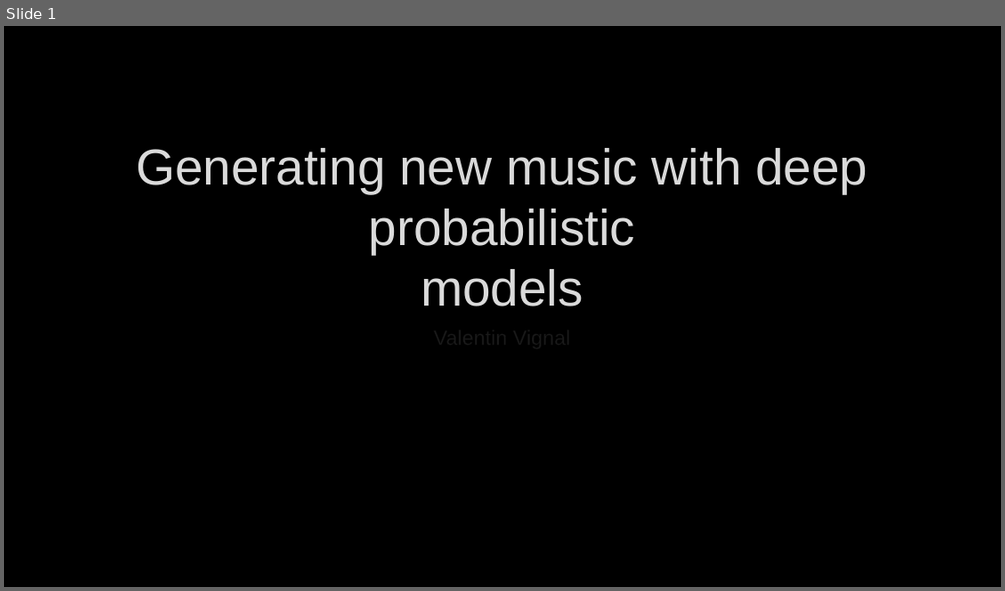
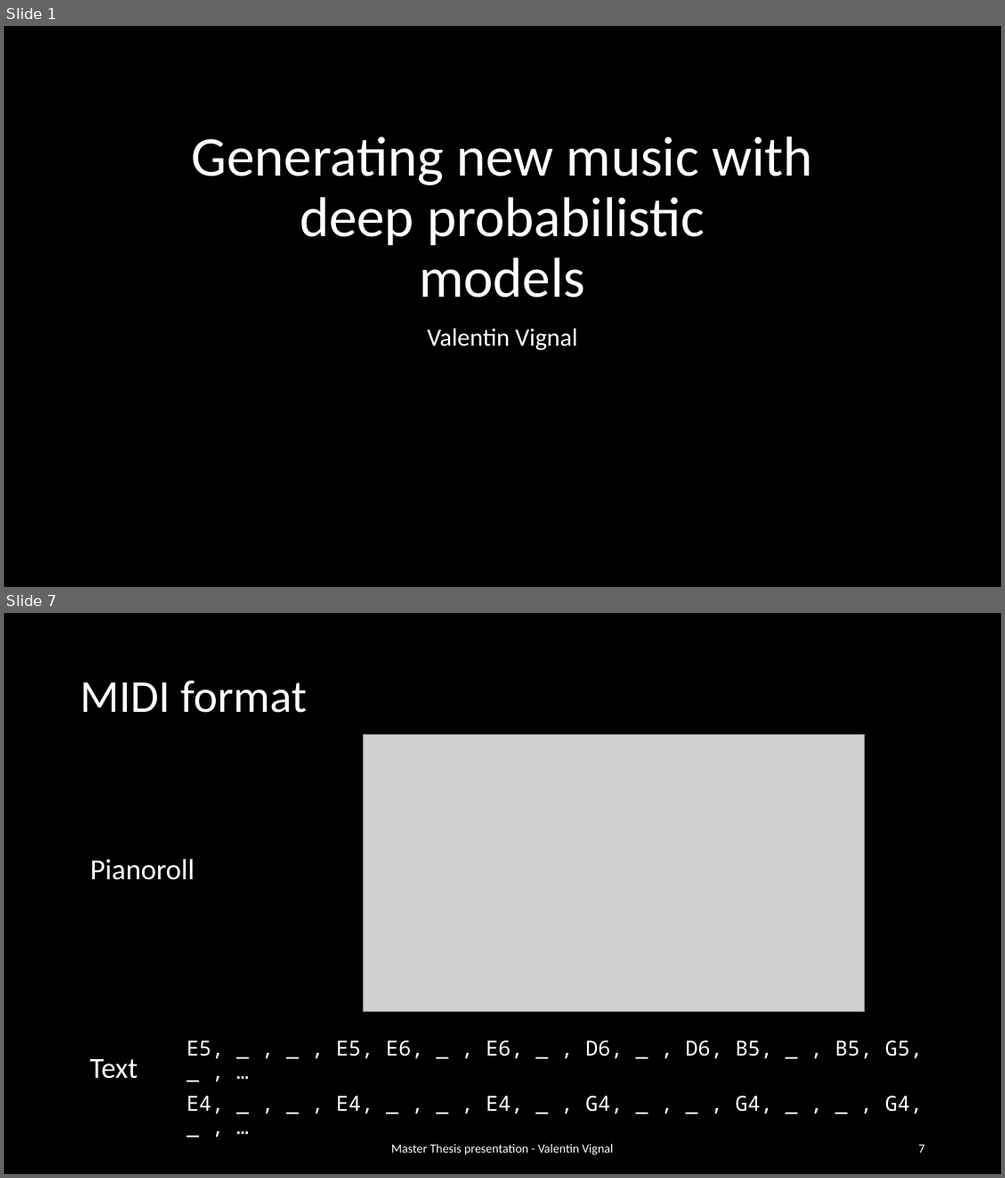
Before and after one commit to ValentinVignal/Dissertation-Report, a slide deck: Presentation/Presentation.pptx. Shown one above the other, each under a label of ours: slide 1 before the commit, slides 1 and 7 after it; the slides between them are not shown. The pictures are 1005x591 and 1005x1178 pixels, drawn with LibreOffice and Linux fonts; fonts in the diff are those of the drawing; grey boxes stand for pictures; background and template pictures are left out. Boxes give left, top, right and bottom in pixels: in the first picture for what was removed or moved away, otherwise in the second. Text is boxed around its words. In the diff, an @@ line names an element or a change of style, - is before the commit and + after.

```diff
--- a/Presentation/Presentation.pptx
+++ b/Presentation/Presentation.pptx
@@ slide 7 added at bbox=[4, 613, 1001, 1174], background #000000 @@
@@ title added at bbox=[80, 680, 307, 713], 44 pt, text #FFFFFF @@
+MIDI format
@@ picture added at bbox=[363, 734, 865, 1011] @@
@@ text added at bbox=[90, 859, 194, 880], 28 pt, text #FFFFFF @@
+Pianoroll
@@ text added at bbox=[89, 1059, 138, 1078], 28 pt, text #FFFFFF @@
+Text
@@ text added at bbox=[186, 1040, 922, 1114], 20 pt, text #FFFFFF @@
+E5, _ , _ , E5, E6, _ , E6, _ , D6, _ , D6, B5, _ , B5, G5, _ , …
+E4, _ , _ , E4, _ , _ , E4, _ , G4, _ , _ , G4, _ , _ , G4, _ , …
@@ text added at bbox=[391, 1143, 613, 1155], 12 pt, text #FFFFFF @@
+Master Thesis presentation - Valentin Vignal
@@ page number added at bbox=[918, 1144, 924, 1152], 12 pt, text #FFFFFF @@
+7
@@ slide 1 changed as well @@
@@ title "Generating new music with deep ...": place and size @@
-title "Generating new music with deep ..." at bbox=[136, 148, 867, 306]
+title "Generating new music with deep ..." at bbox=[192, 136, 813, 297]
@@ title "Generating new music with deep ..." at bbox=[192, 136, 813, 297]: size 48.6 to 54 pt, font Arial to Calibri, text colour #DADADA to #FFFFFF, letter outline #404040 0.75 pt to none; line spacing 1 to 0.9 @@
@@ subtitle "Valentin Vignal": place and size @@
-subtitle "Valentin Vignal" at bbox=[116, 321, 888, 407]
+subtitle "Valentin Vignal" at bbox=[427, 328, 577, 350]
@@ subtitle "Valentin Vignal" at bbox=[427, 328, 577, 350]: size 20 to 24 pt, font Arial to Calibri, letter outline #404040 0.75 pt to none; line spacing 1 to 0.9 @@
```
Also in this commit, not shown: 29 other slides added, 1 slide removed, 15 other files.
